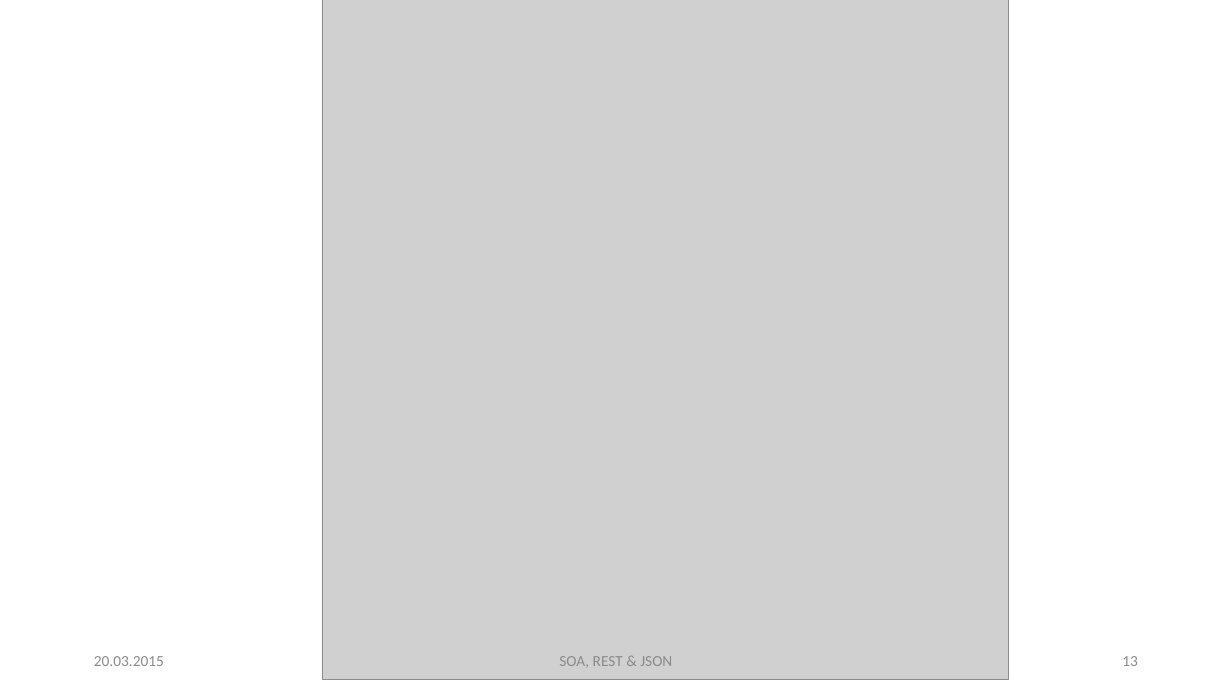
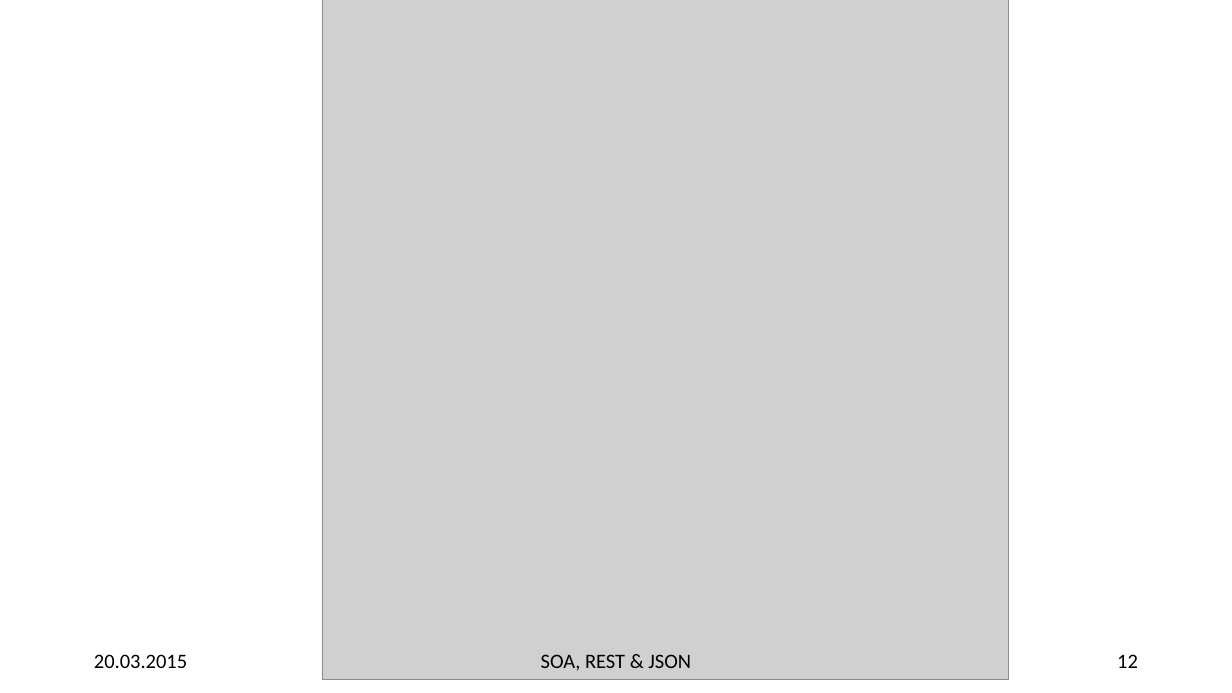
Before and after one commit to hsiegel-tgm/SOA2, a slide deck: slide 12 of p2.pptx (slide 13 before the commit). Drawn at 1232x693 pixels with LibreOffice and Linux fonts; fonts in the diff are those of the drawing; grey boxes stand for pictures. Boxes give left, top, right and bottom in pixels: in the first picture for what was removed or moved away, otherwise in the second. Text is boxed around its words. In the diff, an @@ line names an element or a change of style, - is before the commit and + after.

```diff
--- a/p2.pptx
+++ b/p2.pptx
@@ text "20.03.2015" at [94,654,187,668]: size 12 to 16 pt, text colour #8C8C8C to #000000 @@
@@ text "SOA, REST & JSON" at [541,654,691,671]: size 12 to 16 pt, text colour #8C8C8C to #000000 @@
@@ page number at [1117,654,1138,668]: text changed; size 12 to 16 pt; text colour #8C8C8C to #000000 @@
-13
+12
```
Also in this commit, not shown: 41 other slides changed, 5 other files.
